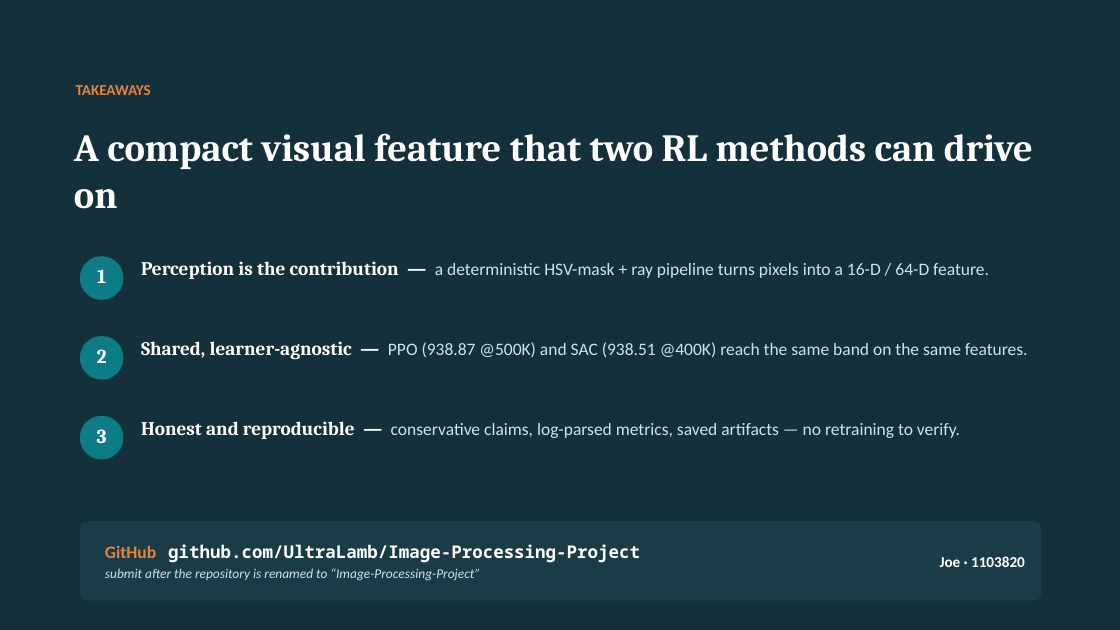
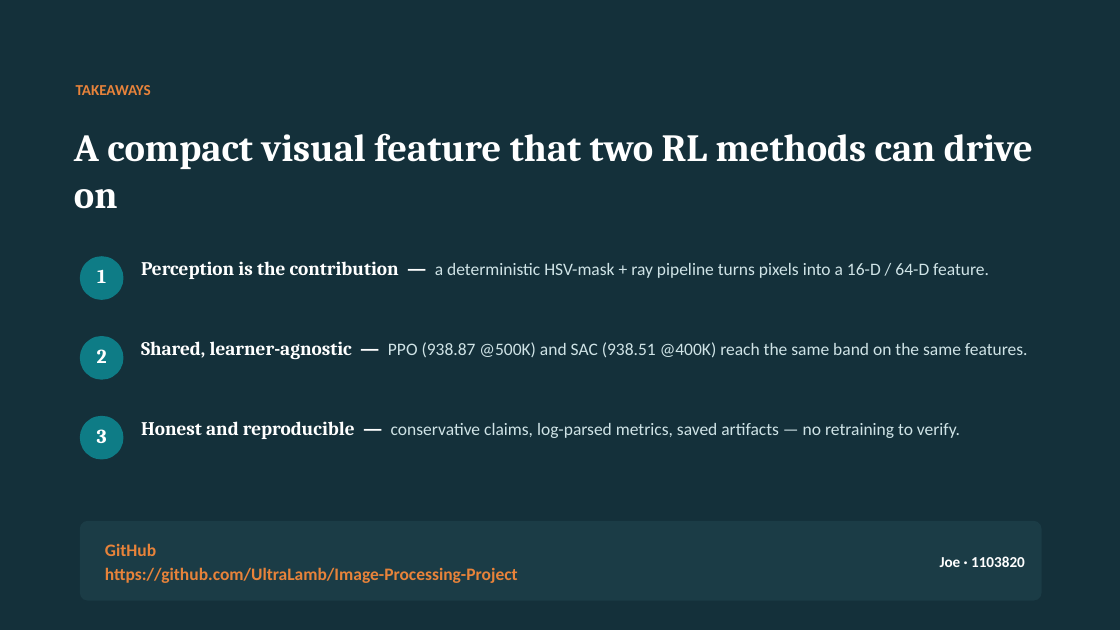
Before and after one commit to UltraLamb/Image-Processing-Project, a slide deck: slide 15 of final/slides/Image_Processing_Project_Final_Presentation.pptx. Drawn at 1120x630 pixels with LibreOffice and Linux fonts; fonts in the diff are those of the drawing. Boxes give left, top, right and bottom in pixels: in the first picture for what was removed or moved away, otherwise in the second. Text is boxed around its words. In the diff, an @@ line names an element or a change of style, - is before the commit and + after.

Commit message:
Fix final report and slides limitation wording

```diff
--- a/final/slides/Image_Processing_Project_Final_Presentation.pptx
+++ b/final/slides/Image_Processing_Project_Final_Presentation.pptx
@@ text at (x1=105, y1=543, x2=518, y2=583): text changed; size 11.5 to 15 pt; text colour #CFE3E6 to #E8833A; bold on; italic off @@
-GitHub github.com/UltraLamb/Image-Processing-Project
-submit after the repository is renamed to “Image-Processing-Project”
+GitHub
+https://github.com/UltraLamb/Image-Processing-Project
```
Also in this commit, not shown: 1 other slide changed, 4 other files.
